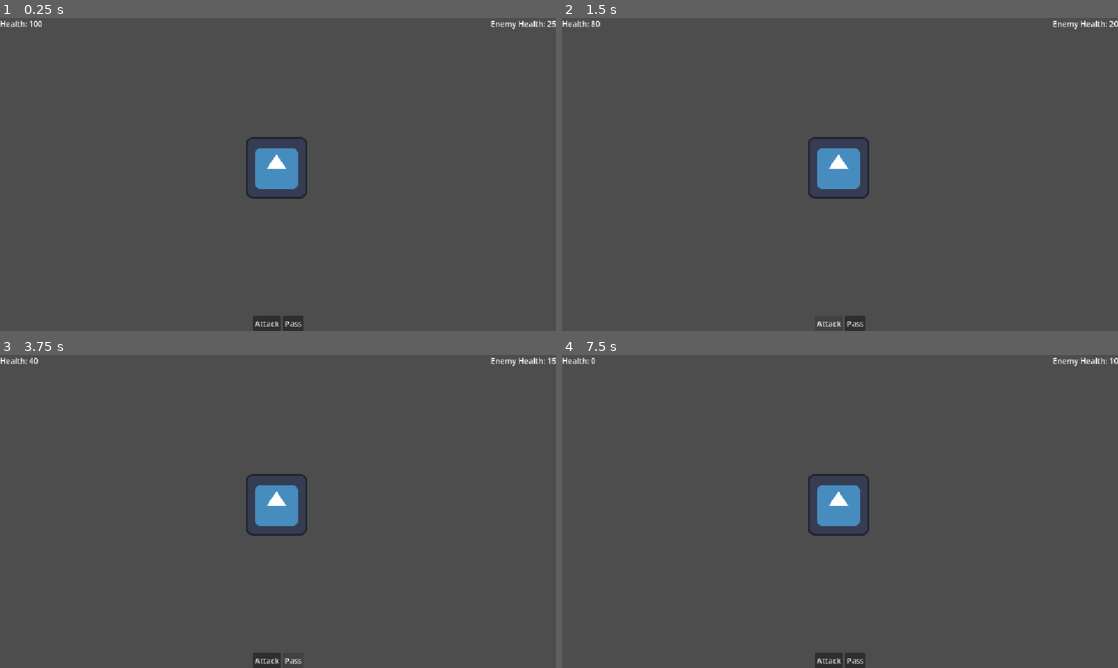
Above: before the commit, frames 1-4 (two rows, left to right).
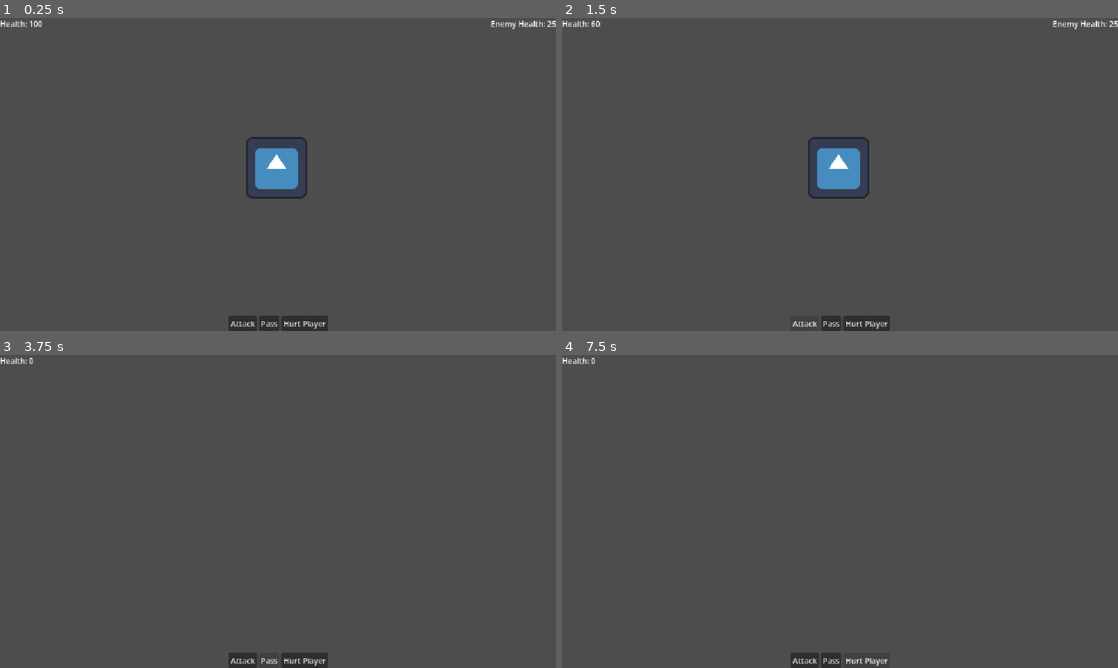
Above: after the commit, the same moments.

Repository: mmurrell0/toc-project1
Game: Godot game, scene res://game.tscn
Two runs of this game, one before a commit and one after it. Both use one fixed random seed, a clock stepped at 60 frames per second and the inputs below. The engine's default icon, where the game draws it, is replaced by a stand-in: a white triangle on a blue panel in a dark square.
Inputs (mouse positions are in pixels of both pictures, inside the frame that each line leads up to):
- Up to frame 1 (0.25 s): no input
- Up to frame 2 (1.5 s): click (867, 324) at 0.5 s, where only the run after the commit has a clickable "Hurt Player"; click "Attack" at 1.25 s
- Up to frame 3 (3.75 s): click "Pass" at 2 s; click "Attack" at 2.75 s; click "Pass" at 3.5 s
- Up to frame 4 (7.5 s): click (867, 661) at 4.25 s, where only the run after the commit has a clickable "Hurt Player"; click "Attack" at 5 s; click "Pass" at 5.75 s; click (867, 661) at 6.5 s, where only the run after the commit has a clickable "Hurt Player"; tap Enter at 7.25 s

The runs differ from the first frame. In frame 1, 0.5% of the frame differs, in the area x 41-59%, y 95-100%; in frame 2, 0.3%; in frame 3, 1.9%, in the area x 5-100%, y 0-100%; in frame 4, 1.7%.

Commit message:
Final Touches

Diff:
--- a/enemy_state_machine.gd
+++ b/enemy_state_machine.gd
@@ -19,13 +19,10 @@
 func _ready() -> void:
 	combatController = get_parent().get_parent().find_child("CombatController")
 
-func _process(delta: float) -> void:
-	pass
-
-
 func _state_wait():
 	# Do stuff maybe
 
+	print_debug("WAITING")
 	# If the enemy dies during the player's turn transition to end combat state
 	if get_parent().find_child("EnemyHealth").health <= 0:
 		_change_state(States.END_COMBAT)
@@ -65,10 +62,13 @@
 func _state_attack():
 	# Do stuff maybe
 	attack_player.emit(20)
+	if get_parent().get_parent().find_child("Player Stats").health <= 0:
+		playerKilled = true
 
 	# If the player is killed during the attack transition to the end combat state
 	if playerKilled:
 		_change_state(States.END_COMBAT)
+		print_debug("PLAYER KILLED")
 		print_debug("ENDING COMBAT")
 		_process_states()
 	# Else transition to the wait state and signal that it is the player's turn
@@ -80,6 +80,8 @@
 
 func _state_defend():
 	# Do stuff maybe
+	# Technically a heal state, but I am out of time to make it work
+	get_parent().find_child("EnemyHealth").health += 5
 
 	# Signal that it is the player's turn, and transition to the wait state
 	combatController.state = combatController.States.PLAYER_TURN
--- a/game.tscn
+++ b/game.tscn
@@ -20,6 +20,7 @@
 
 [connection signal="next_turn" from="." to="Enemy" method="_on_game_next_turn"]
 [connection signal="next_turn" from="." to="CombatController" method="_on_game_next_turn"]
+[connection signal="hurt_player" from="PlayerActions" to="Player Stats" method="_on_player_actions_hurt_player"]
 [connection signal="new_turn" from="PlayerActions" to="." method="_on_player_actions_new_turn"]
 [connection signal="player_attacked" from="PlayerActions" to="." method="_on_player_actions_player_attacked"]
 [connection signal="player_attacked" from="PlayerActions" to="Enemy" method="_on_player_actions_player_attacked"]
--- a/player_actions.gd
+++ b/player_actions.gd
@@ -1,6 +1,7 @@
 extends CanvasLayer
 
 signal player_attacked
+signal hurt_player
 signal new_turn
 
 # Called when the node enters the scene tree for the first time.
@@ -22,3 +23,10 @@
 	get_parent().find_child("CombatController").state = get_parent().find_child("CombatController").States.ENEMY_TURN
 	print_debug("ENEMY TURN")
 	new_turn.emit()
+
+
+func _on_hurt_player_button_pressed() -> void:
+	hurt_player.emit(20)
+	get_parent().find_child("CombatController").state = get_parent().find_child("CombatController").States.ENEMY_TURN
+	print_debug("ENEMY TURN")
+	new_turn.emit()
--- a/player_actions.tscn
+++ b/player_actions.tscn
@@ -27,5 +27,10 @@
 layout_mode = 2
 text = "Pass"
 
+[node name="Hurt Player Button" type="Button" parent="Button Container" unique_id=1718252832]
+layout_mode = 2
+text = "Hurt Player"
+
 [connection signal="pressed" from="Button Container/Attack Button" to="." method="_on_attack_button_pressed"]
 [connection signal="pressed" from="Button Container/Pass Button" to="." method="_on_pass_button_pressed"]
+[connection signal="pressed" from="Button Container/Hurt Player Button" to="." method="_on_hurt_player_button_pressed"]
--- a/player_stats.gd
+++ b/player_stats.gd
@@ -18,3 +18,7 @@
 
 func _on_enemy_attack_player(damage: int) -> void:
 	take_damage(damage)
+
+
+func _on_player_actions_hurt_player(damage: int) -> void:
+	take_damage(damage)
